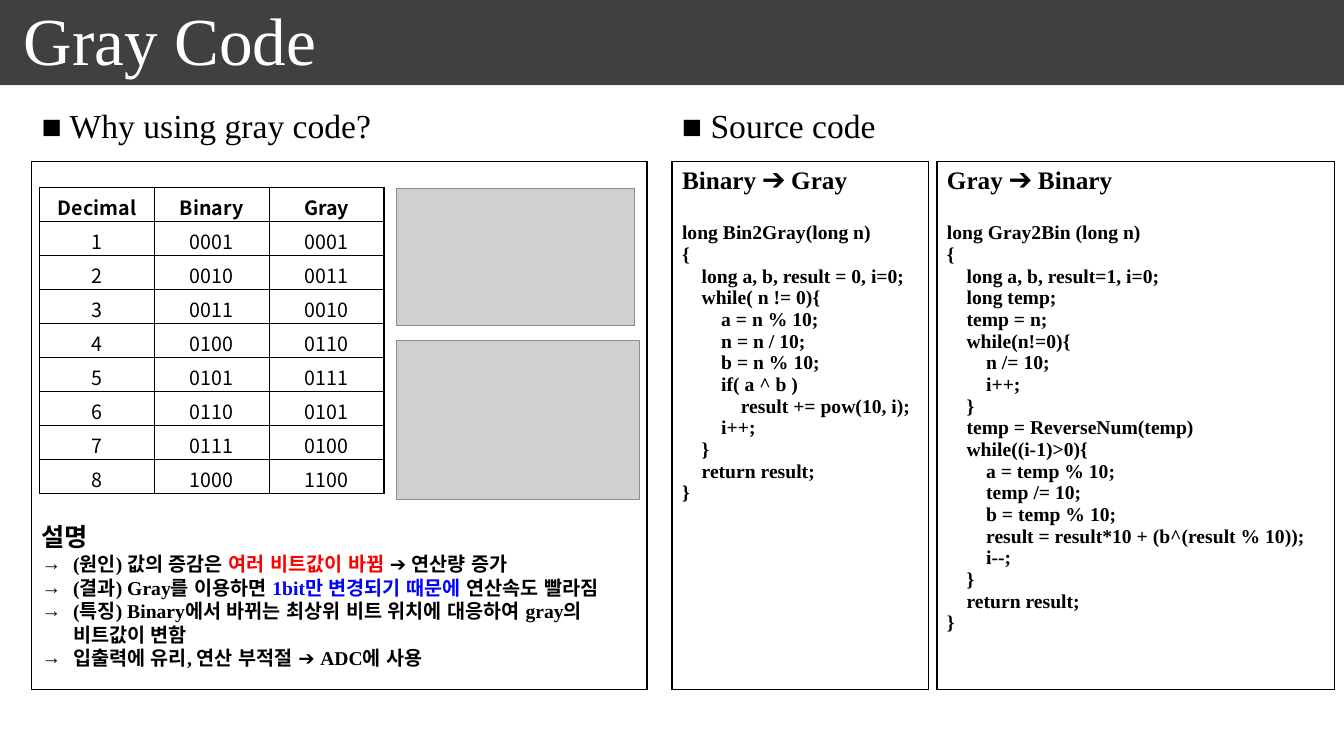
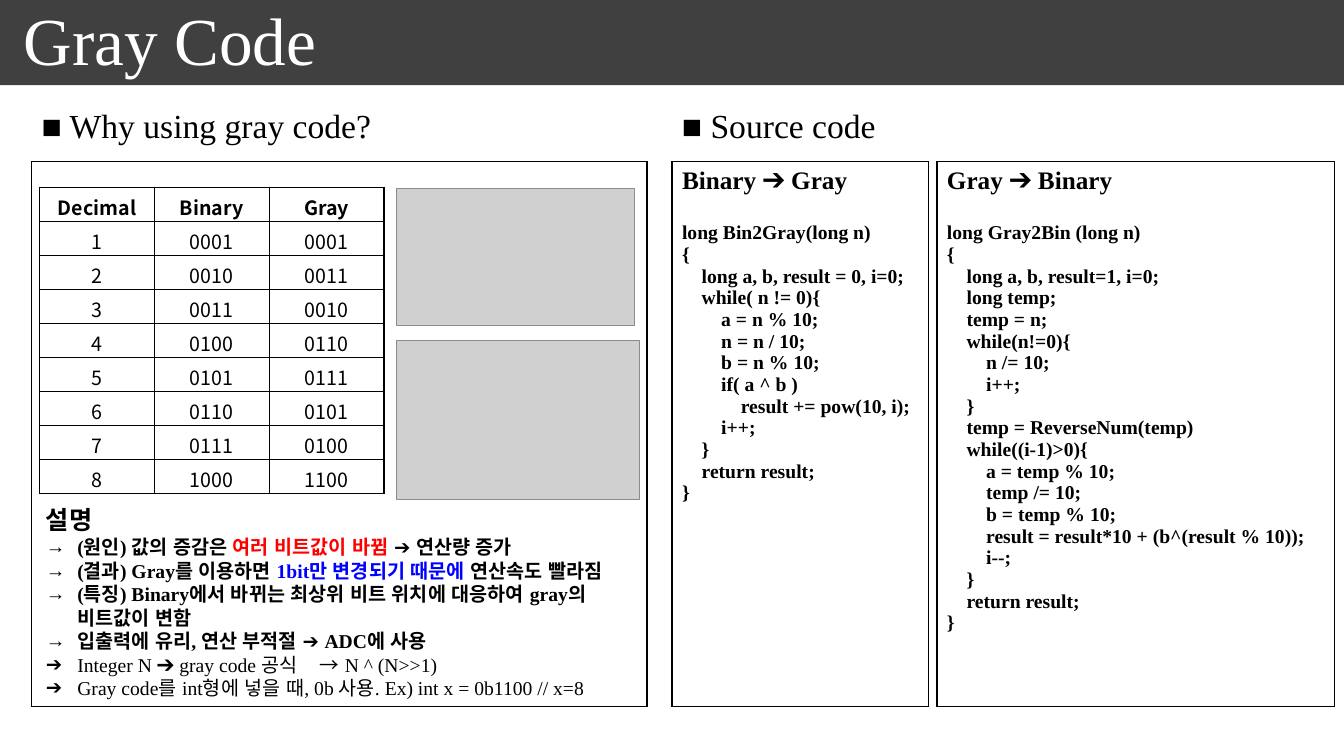
Before and after one commit to seonghokim/Study, a slide deck: slide 36 of everything in c.pptx. Drawn at 1344x756 pixels with LibreOffice and Linux fonts; fonts in the diff are those of the drawing; grey boxes stand for pictures. Boxes give left, top, right and bottom in pixels: in the first picture for what was removed or moved away, otherwise in the second. Text is boxed around its words. In the diff, an @@ line names an element or a change of style, - is before the commit and + after.

```diff
--- a/everything in c.pptx
+++ b/everything in c.pptx
@@ table: place and size @@
-table at [31, 161, 646, 689]
+table at [31, 161, 646, 707]
@@ table: place and size @@
-table at [673, 161, 929, 689]
+table at [673, 161, 929, 707]
@@ table: place and size @@
-table at [937, 161, 1335, 689]
+table at [937, 161, 1335, 707]
@@ text "설명": place and size @@
-text "설명" at [42, 525, 598, 668]
+text "설명" at [46, 508, 602, 700]
@@ text at [77, 655, 584, 700]: paragraphs added @@
+➔ Integer N ➔ gray code 공식 → N ^ (N>>1)
+➔ Gray code를 int형에 넣을 때, 0b 사용. Ex) int x = 0b1100 // x=8
```
Also in this commit, not shown: 2 other files.
